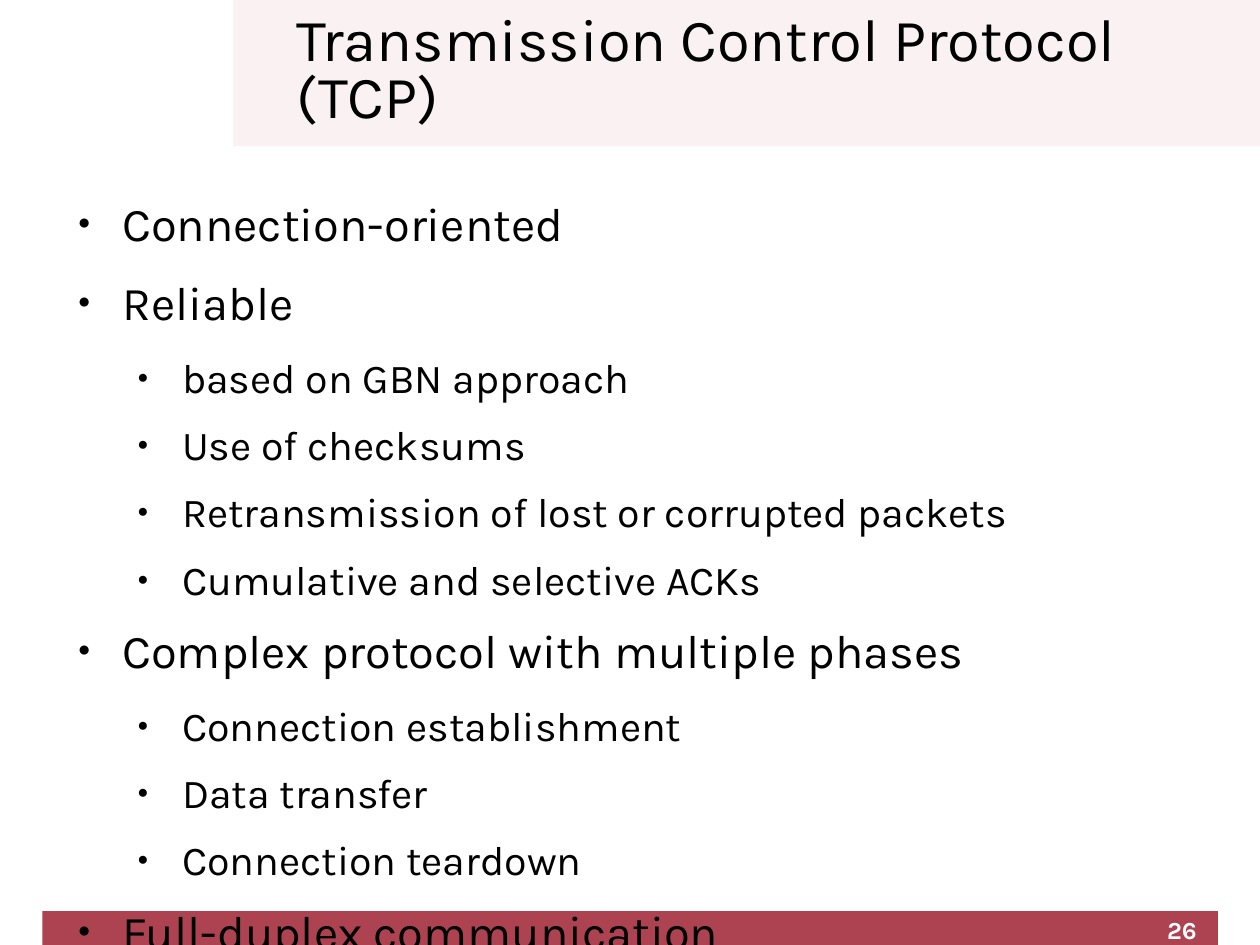
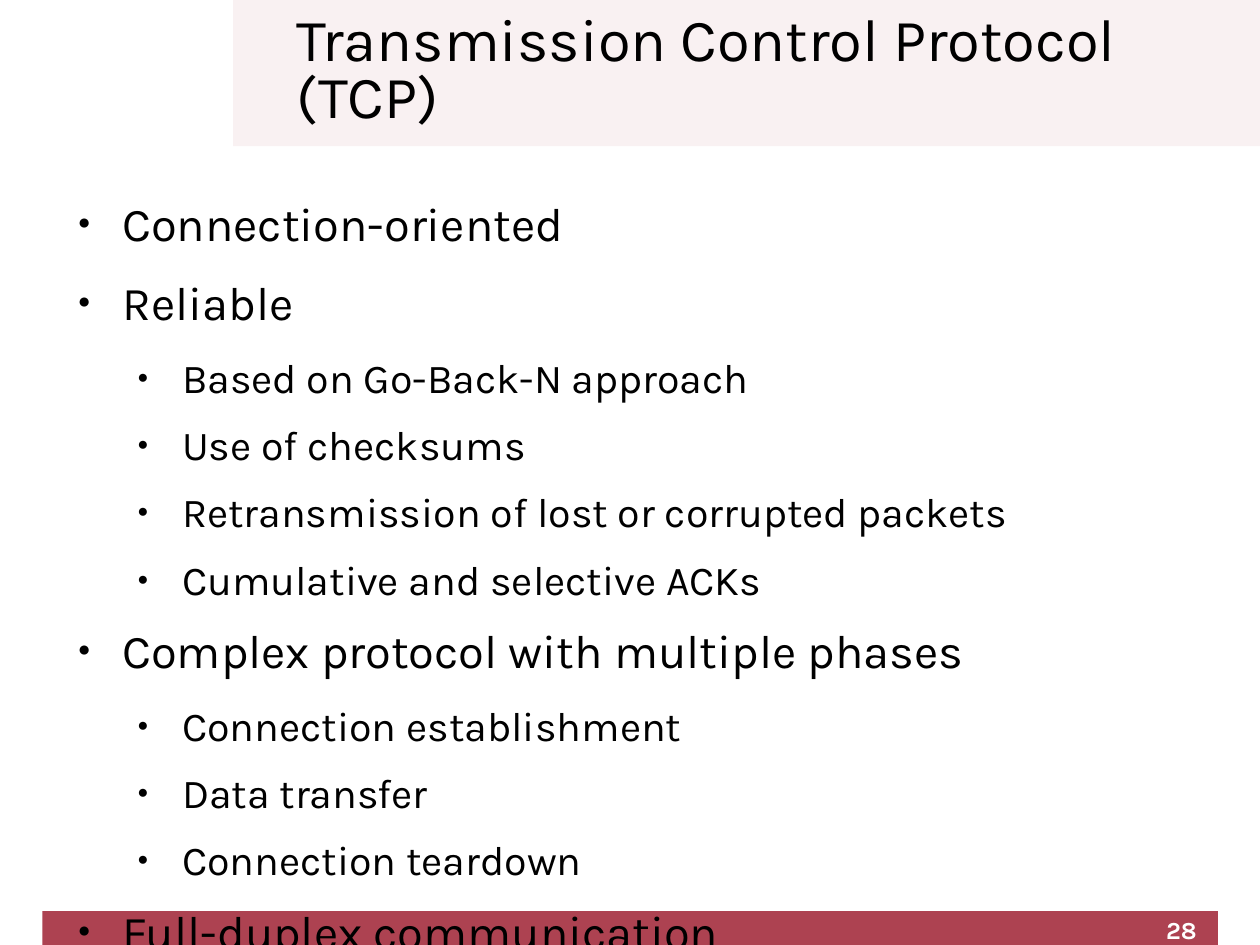
Before and after one commit to cletomartin/redes1, a slide deck: slide 28 of slides/transport.odp (slide 26 before the commit). Drawn at 1260x945 pixels with LibreOffice and Linux fonts; fonts in the diff are those of the drawing; background and template pictures are left out. Boxes give left, top, right and bottom in pixels: in the first picture for what was removed or moved away, otherwise in the second. Text is boxed around its words. In the diff, an @@ line names an element or a change of style, - is before the commit and + after.

```diff
--- a/slides/transport.odp
+++ b/slides/transport.odp
@@ text at [182,365,749,403]: text changed @@
-  ● based on GBN approach
+  ● Based on Go-Back-N approach
@@ page number at [1166,923,1197,940]: text changed @@
-26
+28
```
Also in this commit, not shown: 6 other slides changed, 2 slides added, 2 other files.
